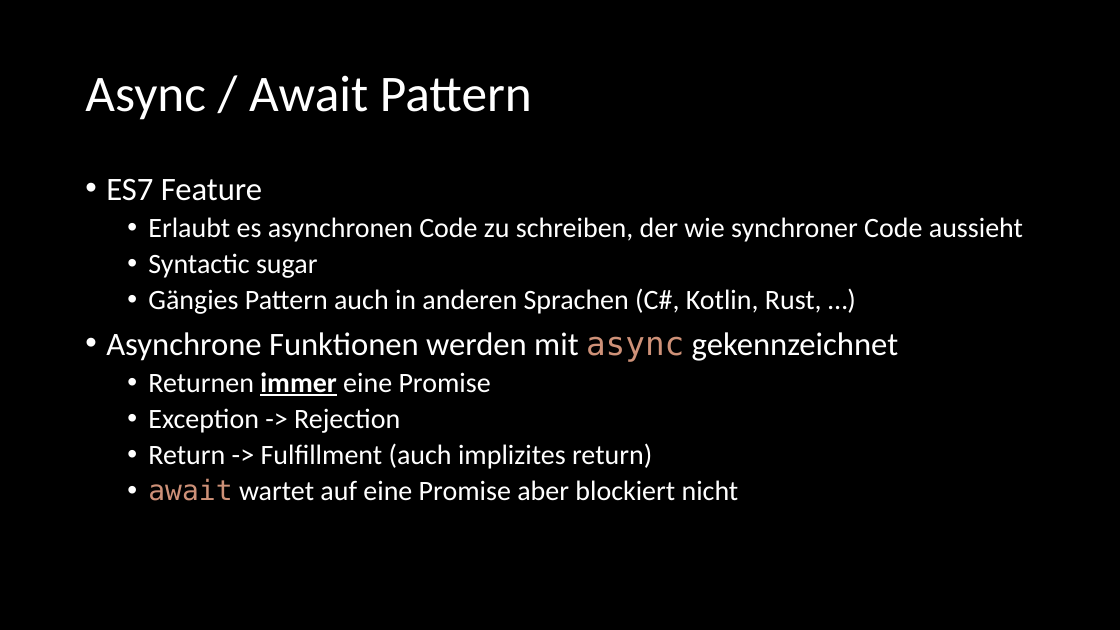
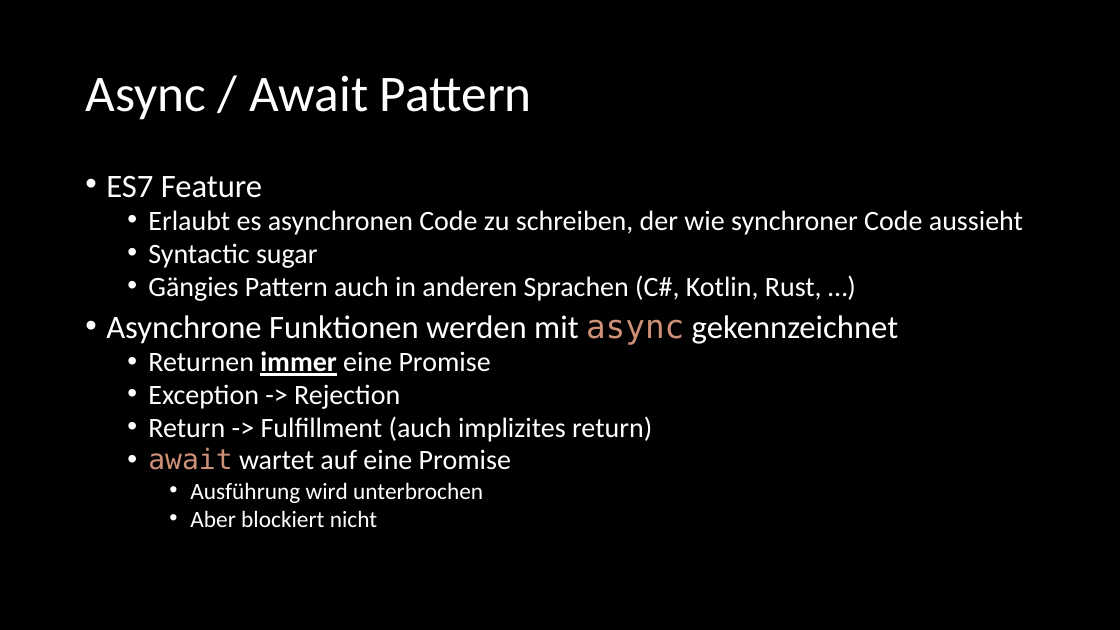
Before and after one commit to twobiers/webtech-workshop-js-async, a slide deck: slide 28 of slides/Presentation.pptx (slide 23 before the commit). Drawn at 1120x630 pixels with LibreOffice and Linux fonts; fonts in the diff are those of the drawing. Boxes give left, top, right and bottom in pixels: in the first picture for what was removed or moved away, otherwise in the second. Text is boxed around its words. In the diff, an @@ line names an element or a change of style, - is before the commit and + after.

```diff
--- a/slides/Presentation.pptx
+++ b/slides/Presentation.pptx
@@ text at box(106, 175, 1023, 442): line spacing 0.9 to 0.8 @@
@@ text at box(148, 447, 511, 527): text changed; size 24 to 20 pt @@
-  • await wartet auf eine Promise aber blockiert nicht
+  • await wartet auf eine Promise
+    • Ausführung wird unterbrochen
+    • Aber blockiert nicht
```
Also in this commit, not shown: 5 other slides changed, 12 slides added, 6 other files.
